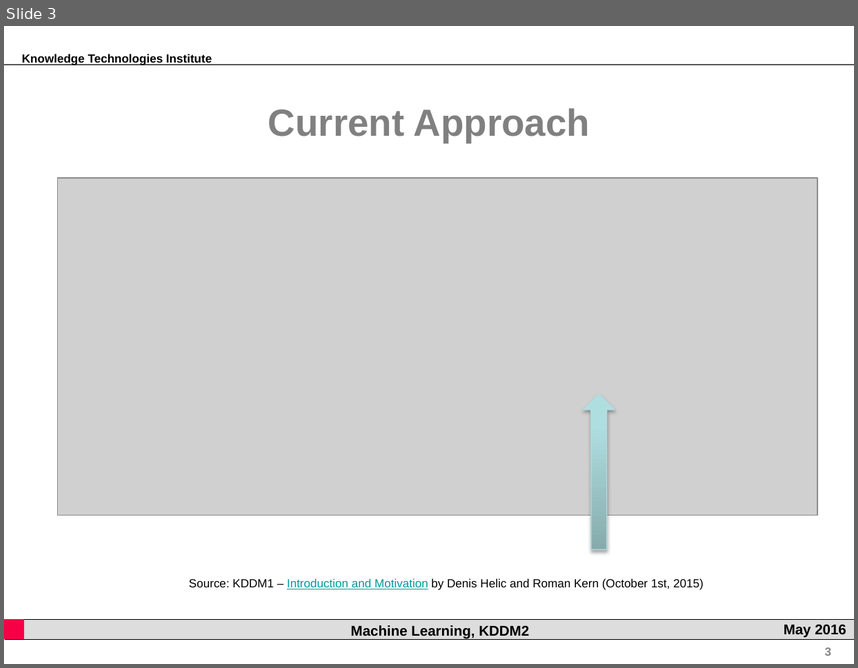
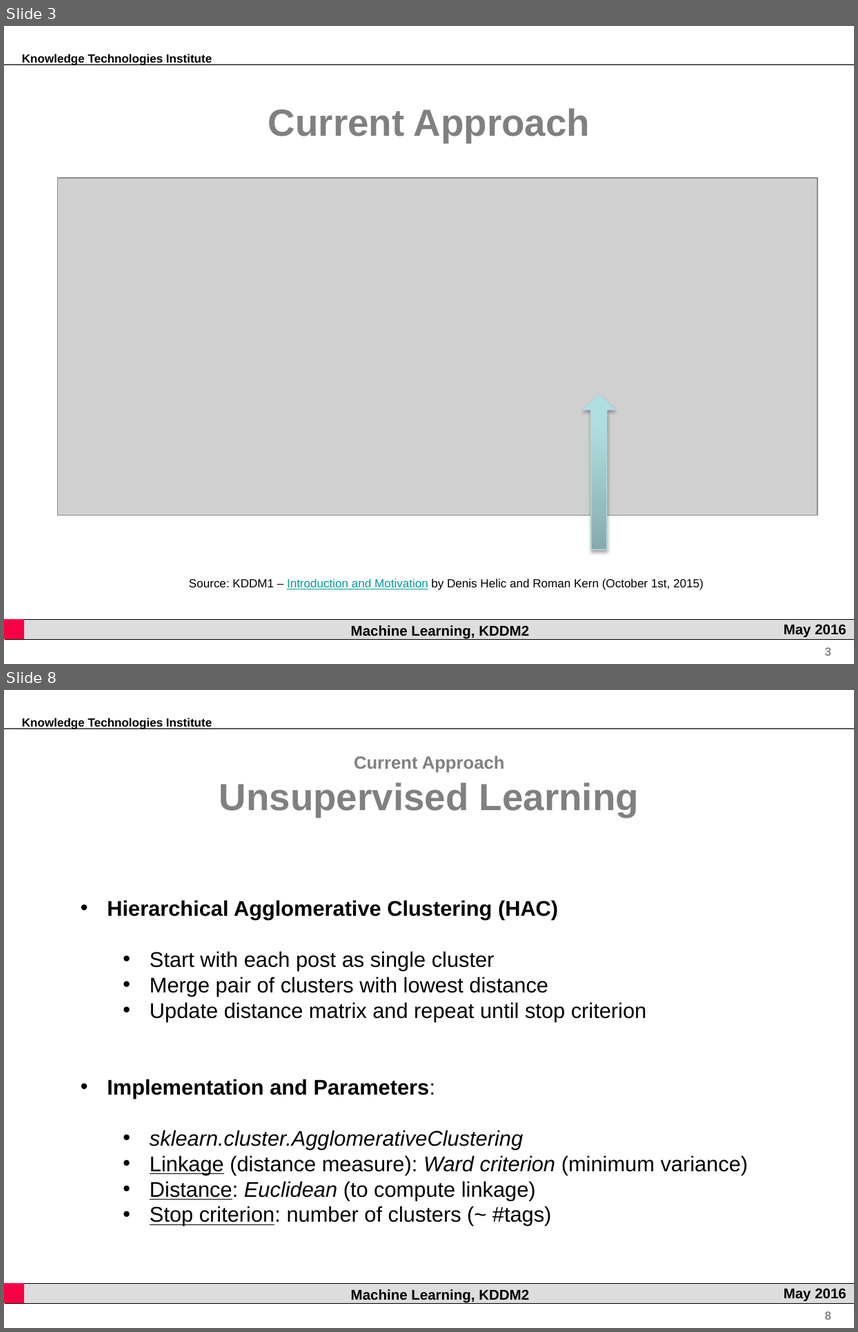
Before and after one commit to rsamer/MLSE, a slide deck: presentation/interim/Presentation.pptx. Shown one above the other, each under a label of ours: slide 3 before the commit, slides 3 and 8 after it; the slides between them are not shown. The pictures are 858x668 and 858x1332 pixels, drawn with LibreOffice and Linux fonts; fonts in the diff are those of the drawing; grey boxes stand for pictures; background and template pictures are left out. Boxes give left, top, right and bottom in pixels: in the first picture for what was removed or moved away, otherwise in the second. Text is boxed around its words. In the diff, an @@ line names an element or a change of style, - is before the commit and + after.

```diff
--- a/presentation/interim/Presentation.pptx
+++ b/presentation/interim/Presentation.pptx
@@ slide 8 added at [4,690,854,1328], background #FFFFFF; not listed: 7 template elements that a slide beside it also shows @@
@@ text added at [219,756,639,817], 32 pt, text #808080, bold @@
+Current Approach
+Unsupervised Learning
@@ text added at [107,900,749,1225], 18 pt, text #000000 @@
+• Hierarchical Agglomerative Clustering (HAC)
+  • Start with each post as single cluster
+  • Merge pair of clusters with lowest distance
+  • Update distance matrix and repeat until stop criterion
+• Implementation and Parameters:
+  • sklearn.cluster.AgglomerativeClustering
+  • Linkage (distance measure): Ward criterion (minimum variance)
+  • Distance: Euclidean (to compute linkage)
+  • Stop criterion: number of clusters (~ #tags)
```
Also in this commit, not shown: 4 slides changed, 5 other slides added, 7 slides removed.
